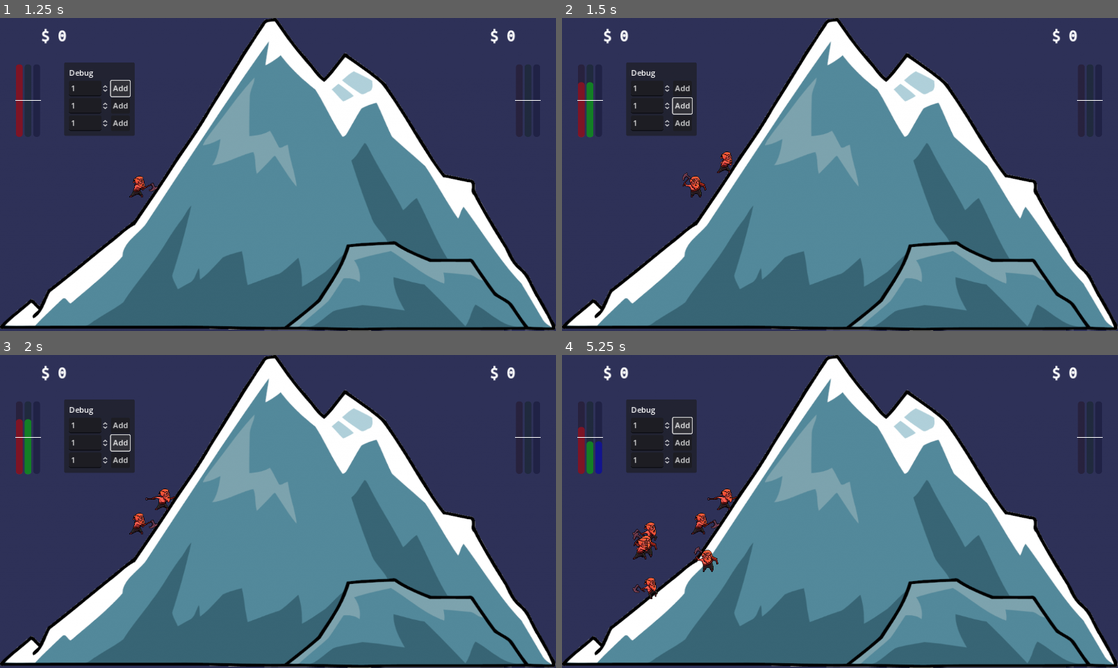
Above: before the commit, frames 1-4 (two rows, left to right).
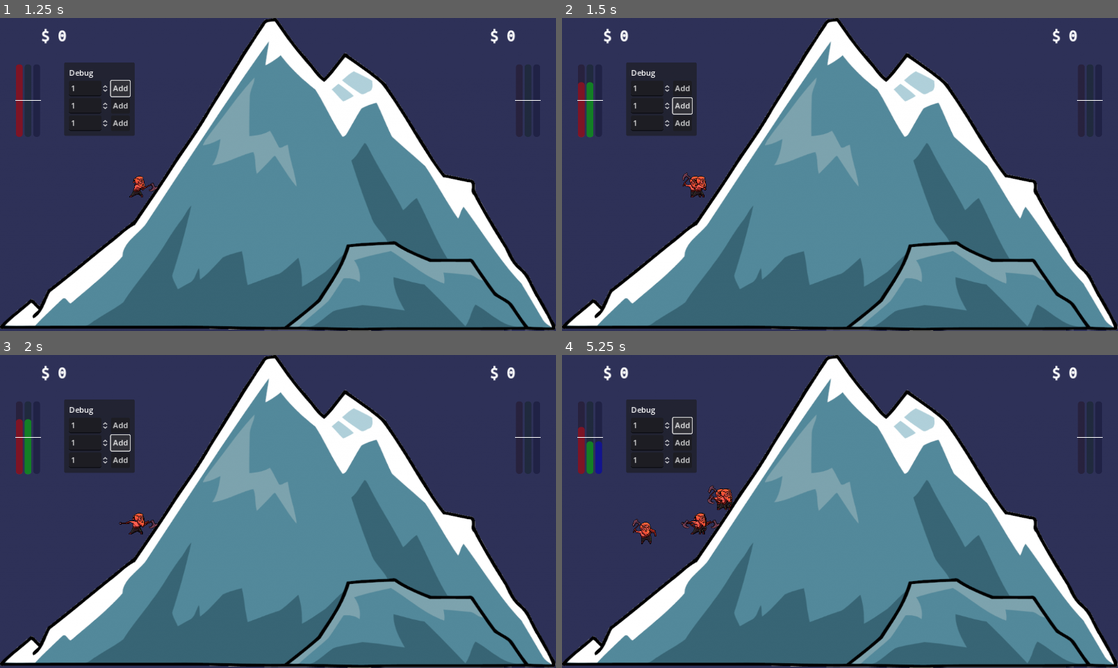
Above: after the commit, the same moments.

Repository: kwint/nfc-card-game
Game: Godot game, scene res://Scenes/Dashboard.tscn
Same seed, same stepped clock (60 frames per second), same inputs: the game is played once before the commit and once after it.
Inputs:
- Up to frame 1 (1.25 s): click "Add" at 0.5 s
- Up to frame 2 (1.5 s): click "Add" at 1.25 s
- Up to frame 3 (2 s): no input
- Up to frame 4 (5.25 s): click "Add" at 2 s; click "Add" at 2.75 s; click "Add" at 3.5 s; click "Add" at 4.25 s; click "Add" at 5 s

Frame 1 is identical in both runs. In frame 2, 0.2% of the frame differs, in the area x 23-31%, y 42-58%; in frame 3, 0.2%; in frame 4, 1.0%, in the area x 12-32%, y 41-78%.
Error in both runs: Invalid type in function 'process_stats' in base 'Node (GameController.gd)'. Cannot convert argument 1 from Nil to Dictionary. (res://Scripts/GameController.gd…

Commit message:
Also remove miners if the numbers decrease

Diff:
--- a/dashboard/Scripts/BalanceGauge.gd
+++ b/dashboard/Scripts/BalanceGauge.gd
@@ -44,7 +44,7 @@
 		self.levels[miner_type].value = ORIGIN + offsets[miner_type] / 2.0;
 
 
-func add(type: Global.MinerType):
+func add_level(type: Global.MinerType):
 	self.values[type] += 1;
 	self.update_levels();
 
--- a/dashboard/Scripts/GameController.gd
+++ b/dashboard/Scripts/GameController.gd
@@ -40,8 +40,8 @@
 
 
 func add_miner(team_id: Global.TeamId, miner_type: Global.MinerType):
-	self.mines[team_id].add(miner_type);
-	self.levels[team_id].add(miner_type);
+	self.mines[team_id].add_miner(miner_type);
+	self.levels[team_id].add_level(miner_type);
 
 
 func set_miners(team_id: Global.TeamId, miner_type: Global.MinerType, amount: int):
--- a/dashboard/Scripts/Miner.gd
+++ b/dashboard/Scripts/Miner.gd
@@ -19,3 +19,8 @@
 			self.sprite.animation = "miner3";
 		_:
 			assert(false, "unknown miner type");
+
+
+func destroy():
+	if is_instance_valid(self):
+		self.queue_free();
--- a/dashboard/Scripts/MinerGrid.gd
+++ b/dashboard/Scripts/MinerGrid.gd
@@ -6,7 +6,7 @@
 @export var color: Color = Color.WHITE;
 @export var reference_grid: Control;
 
-var miners = [];
+var miners = {};
 var noise = FastNoiseLite.new()
 
 
@@ -18,9 +18,9 @@
 	pass
 
 
-func add(type: Global.MinerType = Global.MinerType.MINER1):
+func add_miner(type: Global.MinerType = Global.MinerType.MINER1):
 	var miner = MINER_PREFAB.instantiate();
-	miner.position = self.get_miner_position(self.miners.size());
+	miner.position = self.get_miner_position(type, self.count_miners(type));
 
 	if self.flipped:
 		miner.scale.x *= -1;
@@ -28,30 +28,57 @@
 	if self.color != null:
 		miner.modulate = self.color;
 
-	self.miners.append(miner);
+	self._add_miner_to_list(type, miner);
 
 	miner.type = type;
 
 	self.add_child(miner);
 
 
-func set_miners(type: Global.MinerType, amount):
-	# TODO: properly set, scale up or down
-	while self.miners.size() < amount:
-		self.add(type);
+func remove_miner(type: Global.MinerType = Global.MinerType.MINER1):
+	var miner = self.miners[type].pop_back();
+	if miner == null:
+		return;
+	miner.destroy();
 
 
-func count() -> int:
-	return self.miners.size();
+func _add_miner_to_list(type: Global.MinerType, miner):
+	if !self.miners.has(type):
+		self.miners[type] = [];
+	self.miners[type].append(miner);
+
+
+func set_miners(type: Global.MinerType, amount: int):
+	# TODO: do this in batches
+
+	var delta = amount - self.count_miners(type);
+
+	# Add new miners
+	if delta > 0:
+		for _i in range(delta):
+			self.add_miner(type);
+
+	# Remove excess miners
+	if delta < 0:
+		delta *= -1;
+		for _i in range(delta):
+			self.remove_miner(type);
+
+
+func count_miners(type: Global.MinerType) -> int:
+	if !self.miners.has(type):
+		return 0;
+	return self.miners[type].size();
 
 
 func reposition_miners():
-	for i in range(self.miners.size()):
-		var miner = self.miners[i];
-		miner.position = self.get_miner_position(i);
+	for type in self.miners:
+		var miners = self.miners[type];
+		for i in range(miners.size()):
+			miners[i].position = self.get_miner_position(type, i);
 
 
-func get_miner_position(index: int) -> Vector2:
+func get_miner_position(type: Global.MinerType, index: int) -> Vector2:
 	if self.reference_grid == null:
 		return Vector2.ZERO;
 
Not shown, changed: nfc_card_game/main/api_consumer.py
